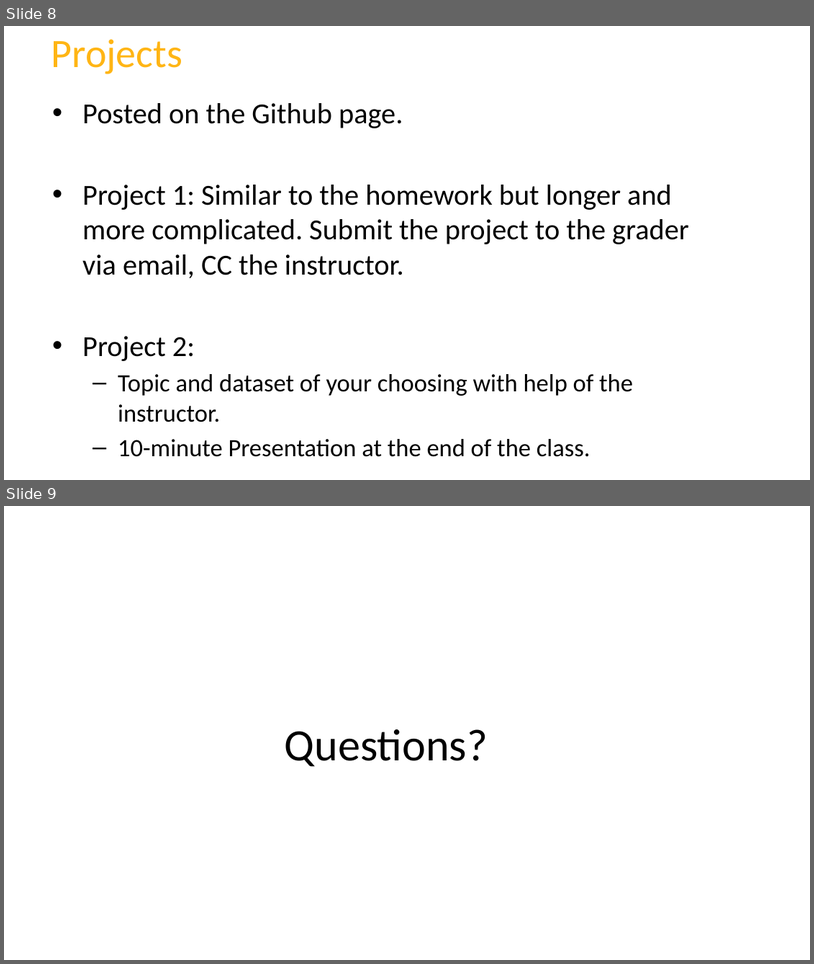
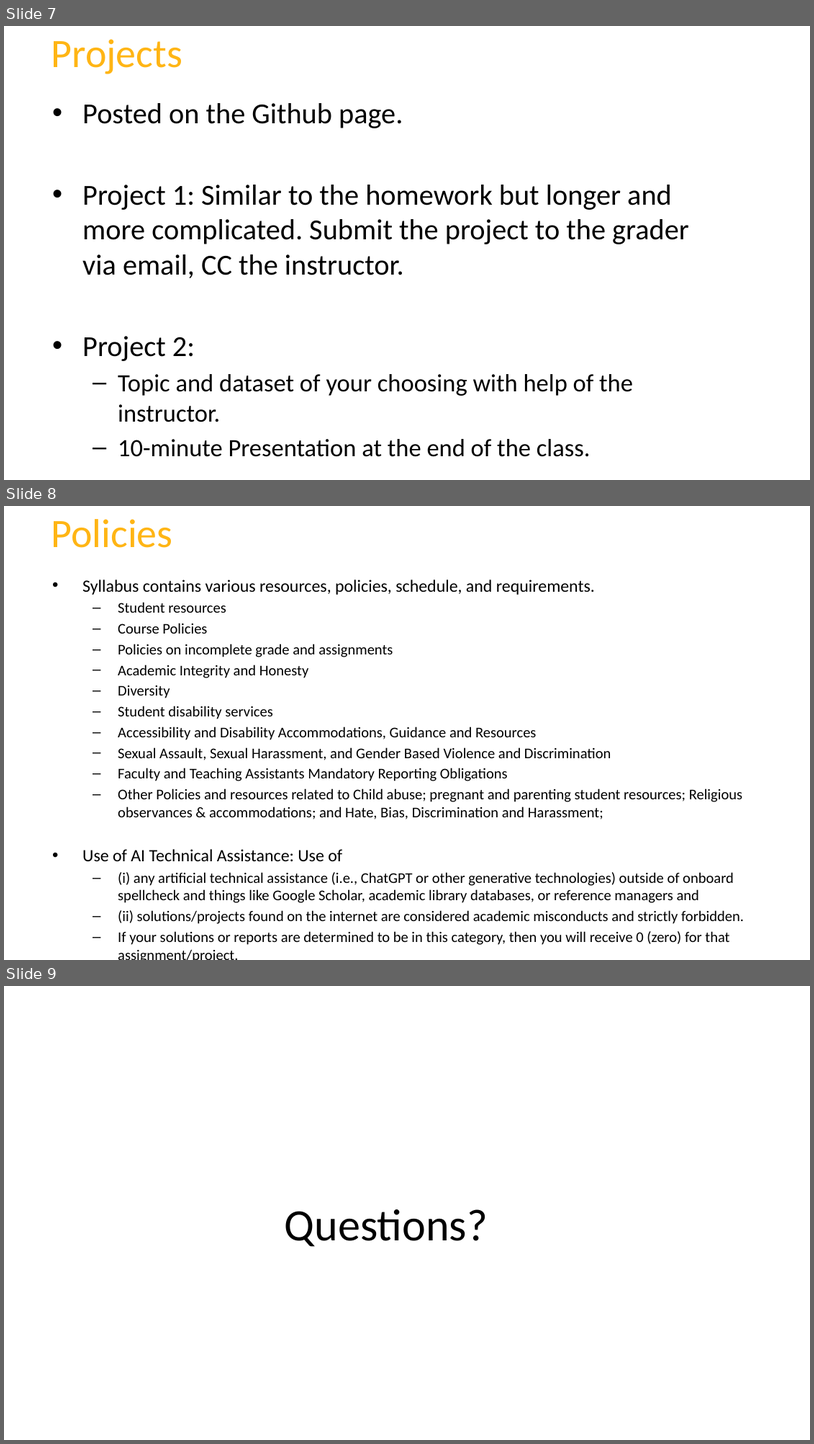
Before and after one commit to fgonzaleumbc/DATA601, a slide deck: Lecture01/1_Class_Logistics.pptx. Shown one above the other, each under a label of ours: slides 8 and 9 before the commit, slides 7, 8 and 9 after it. The pictures are 814x964 and 814x1444 pixels, drawn with LibreOffice and Linux fonts; fonts in the diff are those of the drawing; background and template pictures are left out. Boxes give left, top, right and bottom in pixels: in the first picture for what was removed or moved away, otherwise in the second. Text is boxed around its words. In the diff, an @@ line names an element or a change of style, - is before the commit and + after.

```diff
--- a/Lecture01/1_Class_Logistics.pptx
+++ b/Lecture01/1_Class_Logistics.pptx
@@ slide 8 added at [4, 506, 810, 960], background #FFFFFF @@
@@ title added at [52, 519, 173, 548], 36 pt, text #FFB514 @@
+Policies
@@ text added at [82, 579, 744, 944], 13.2 pt, text #000000 @@
+• Syllabus contains various resources, policies, schedule, and requirements.
+  – Student resources
+  – Course Policies
+  – Policies on incomplete grade and assignments
+  – Academic Integrity and Honesty
+  – Diversity
+  – Student disability services
+  – Accessibility and Disability Accommodations, Guidance and Resources
+  – Sexual Assault, Sexual Harassment, and Gender Based Violence and Discrimination
+  – Faculty and Teaching Assistants Mandatory Reporting Obligations
+  – Other Policies and resources related to Child abuse; pregnant and parenting student resources; Religious observances & accommodations; and Hate, Bias, Discrimination and Harassment;
+• Use of AI Technical Assistance: Use of
+  – (i) any artificial technical assistance (i.e., ChatGPT or other generative technologies) outside of onboard spellcheck and things like Google Scholar, academic library databases, or reference managers and
+  – (ii) solutions/projects found on the internet are considered academic misconducts and strictly forbidden.
+  – If your solutions or reports are determined to be in this category, then you will receive 0 (zero) for that assignment/project.
@@ what was slide 8 is now slide 7 @@
```
Also in this commit, not shown: 1 slide removed, 1 other file.
